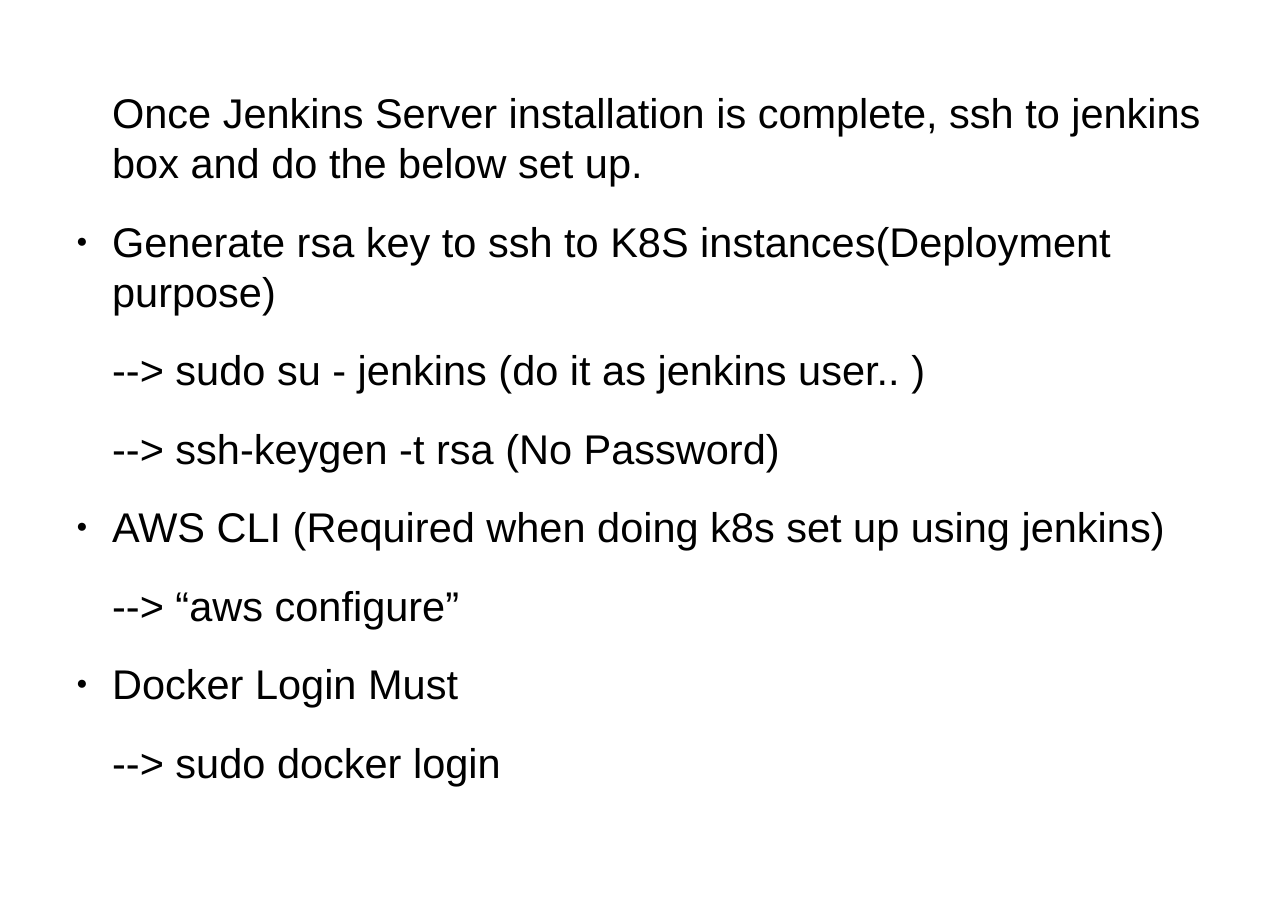
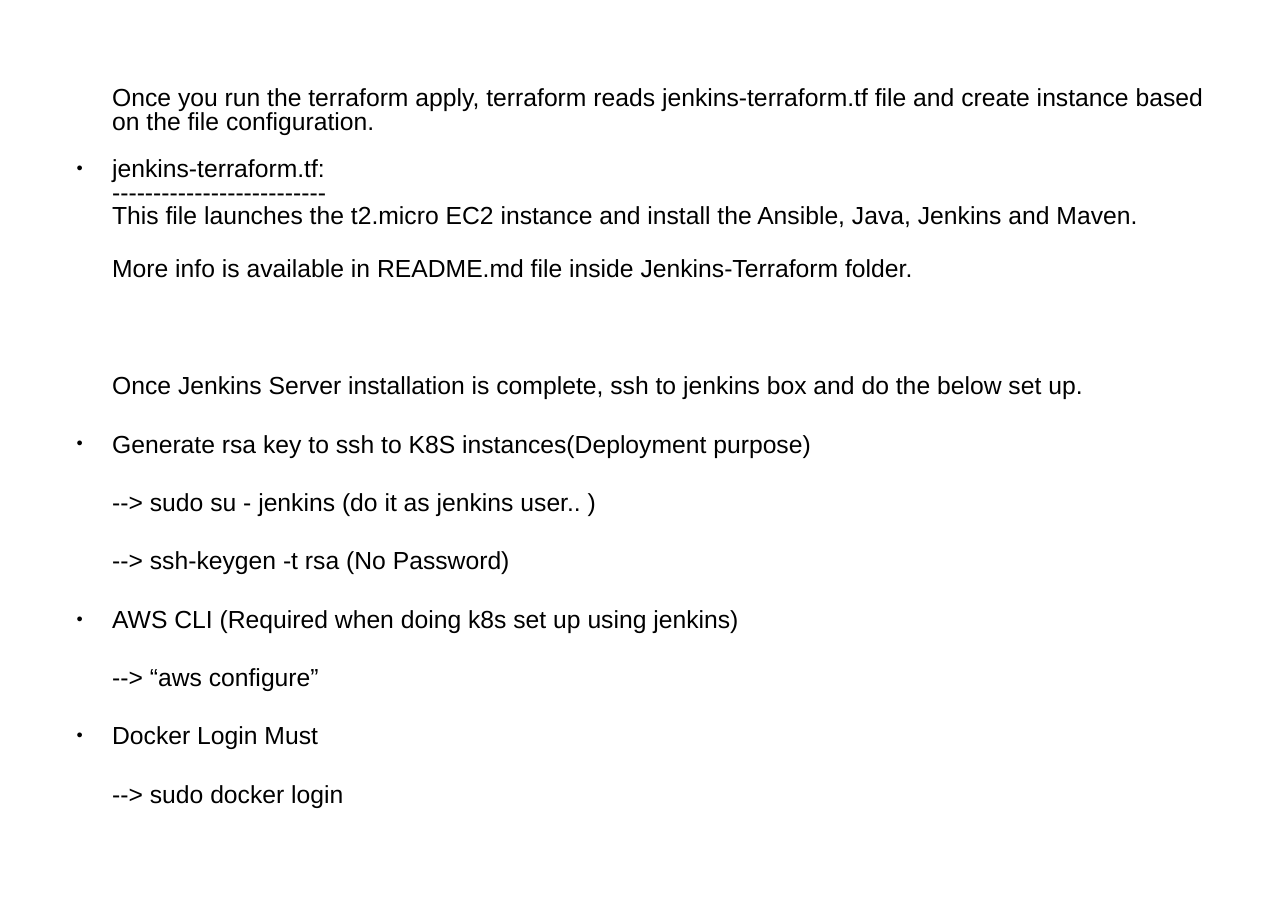
Before and after one commit to kiranpe/DevOpsCloud, a slide deck: slide 9 of DevOpsDoc.odp (slide 10 before the commit). Drawn at 1288x910 pixels with LibreOffice and Linux fonts; fonts in the diff are those of the drawing; background and template pictures are left out. Boxes give left, top, right and bottom in pixels: in the first picture for what was removed or moved away, otherwise in the second. Text is boxed around its words. In the diff, an @@ line names an element or a change of style, - is before the commit and + after.

```diff
--- a/DevOpsDoc.odp
+++ b/DevOpsDoc.odp
@@ text at (112, 88, 1203, 278): paragraphs added @@
+Once you run the terraform apply, terraform reads jenkins-terraform.tf file and create instance based on the file configuration.
+● jenkins-terraform.tf:
+--------------------------
+This file launches the t2.micro EC2 instance and install the Ansible, Java, Jenkins and Maven.
+More info is available in README.md file inside Jenkins-Terraform folder.
@@ text at (112, 376, 1082, 749): size 29.6 to 17.6 pt in "Once Jenkins Server installation is complete, ssh ...", "Generate rsa key to ssh to K8S ...", "--> sudo su - jenkins (do it ...", "--> ssh-keygen -t rsa (No Password)" and 4 more places @@
```
Also in this commit, not shown: 3 other slides changed, 1 slide removed.
